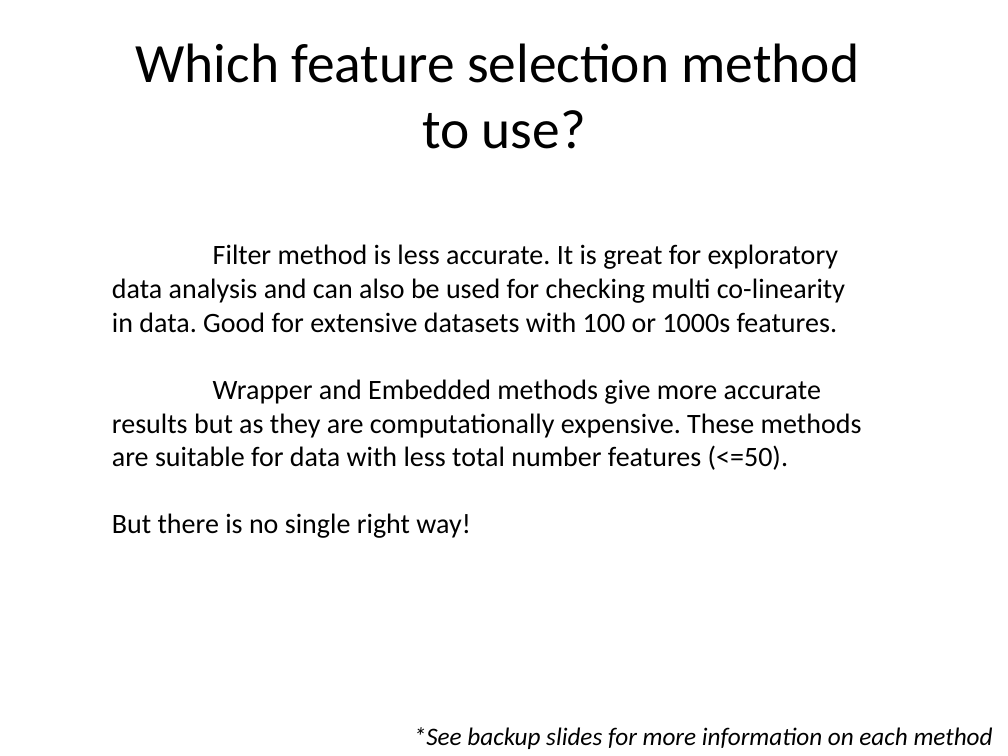
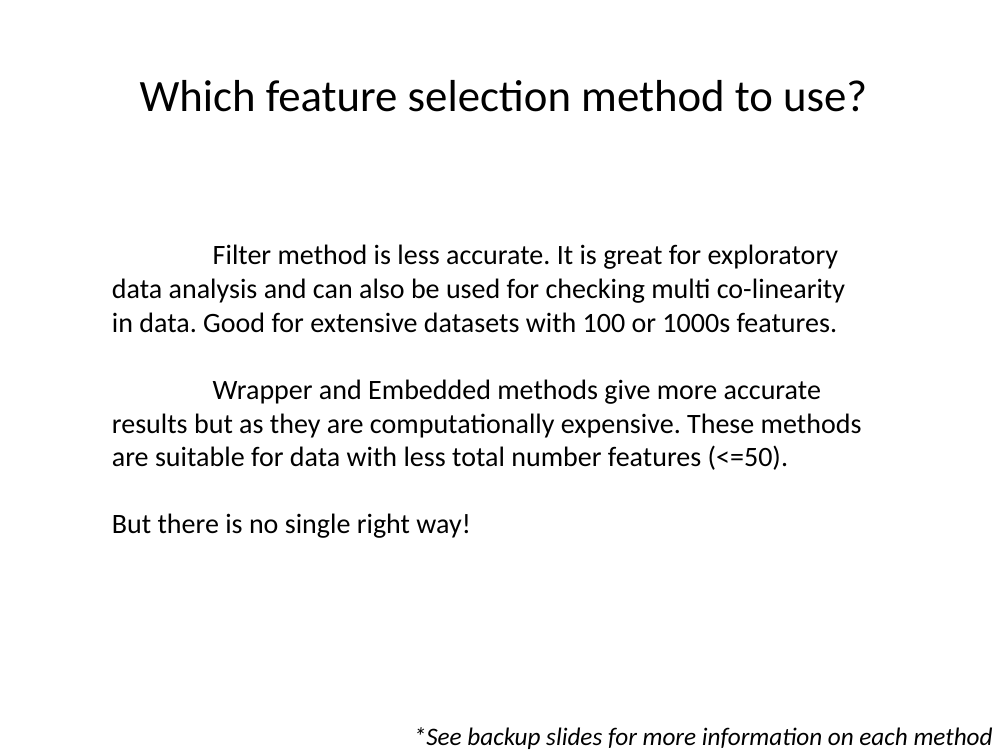
Before and after one commit to sraorao/ML_DL_intro_python_HT2025, a slide deck: slide 6 of Session_1_ML_DL_intro_python_MT2024.pptx. Drawn at 1008x756 pixels with LibreOffice and Linux fonts; fonts in the diff are those of the drawing. Boxes give left, top, right and bottom in pixels: in the first picture for what was removed or moved away, otherwise in the second. Text is boxed around its words. In the diff, an @@ line names an element or a change of style, - is before the commit and + after.

```diff
--- a/Session_1_ML_DL_intro_python_MT2024.pptx
+++ b/Session_1_ML_DL_intro_python_MT2024.pptx
@@ title "Which feature selection method to ..." at <box>140,80,867,112</box>: size 39.6 to 32 pt @@
```
Also in this commit, not shown: 7 other slides changed, 12 slides added.
